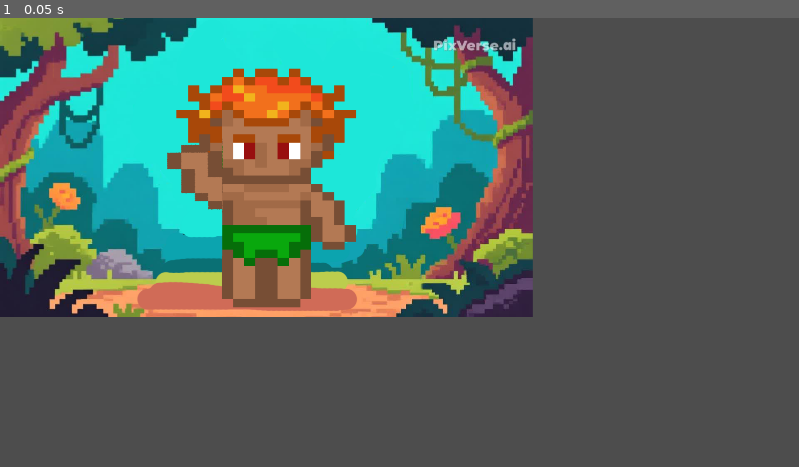
Above: before the commit, frame 1.
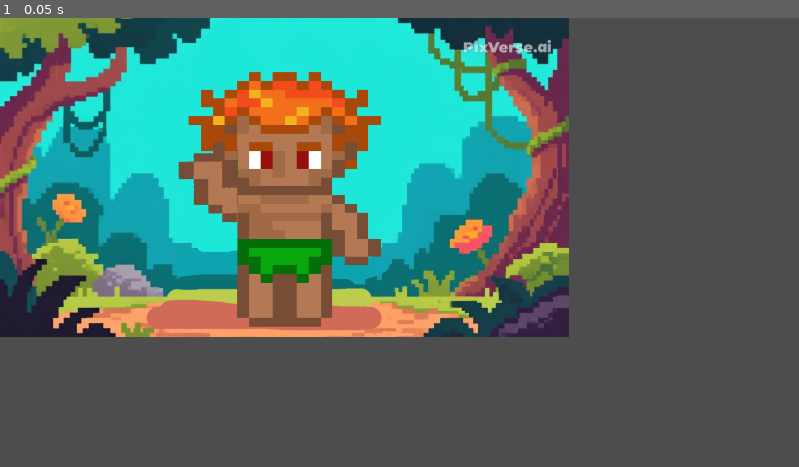
Above: after the commit, the same moment.

Repository: GuilhermeBrga/lendas_do_Brasil
Game: Godot game, scene res://cenas/fases/fase_curupira/tela_vitoria.tscn
Same seed, same stepped clock (60 frames per second), same inputs: the game is played once before the commit and once after it. This scene is started directly instead of the project's main scene.
Inputs:
- Up to frame 1 (0.05 s): no input

The runs differ from the first frame. In frame 1, 31% of the frame differs, in the area x 0-72%, y 0-72%.

Commit message:
add: efeitos de partículas
os efeitos de partículas aparecem quando: Um inimigo morre, trilha feita pela bala do inimigo e jogador e quando um barreira é danificada

Diff:
--- a/cenas/fases/fase_curupira/inimigos/inimigo.gd
+++ b/cenas/fases/fase_curupira/inimigos/inimigo.gd
@@ -22,6 +22,7 @@
 		area.queue_free()
 		$AnimatedSprite2D.visible = false
 		$CollisionShape2D.disabled = true
+		emitir_particulas()
 		await efeito_sonoro.finished
 		queue_free()
 		inimigo_destruido.emit()
@@ -29,3 +30,6 @@
 func _on_animation_player_animation_finished(anim_name):
 	if anim_name == "destroy":
 		queue_free()
+
+func emitir_particulas():
+	$CPUParticles2D.emitting = true
--- a/cenas/fases/fase_curupira/inimigos/inimigo.tscn
+++ b/cenas/fases/fase_curupira/inimigos/inimigo.tscn
@@ -36,6 +36,12 @@
 [sub_resource type="RectangleShape2D" id="RectangleShape2D_c1wlf"]
 size = Vector2(96, 176)
 
+[sub_resource type="Curve" id="Curve_ppreo"]
+_data = [Vector2(0, 1), 0.0, 0.0, 0, 0, Vector2(1, 0), 0.0, 0.0, 0, 0]
+point_count = 2
+
+[sub_resource type="Gradient" id="Gradient_ppreo"]
+
 [node name="Inimigo" type="Area2D"]
 script = ExtResource("1_c1wlf")
 
@@ -54,4 +60,19 @@
 [node name="AudioStreamPlayer" type="AudioStreamPlayer" parent="."]
 stream = ExtResource("3_ppreo")
 
+[node name="CPUParticles2D" type="CPUParticles2D" parent="."]
+emitting = false
+amount = 120
+one_shot = true
+explosiveness = 1.0
+spread = 180.0
+gravity = Vector2(0, 0)
+initial_velocity_min = 50.0
+initial_velocity_max = 500.0
+scale_amount_min = 2.0
+scale_amount_max = 20.0
+scale_amount_curve = SubResource("Curve_ppreo")
+color = Color(1, 0, 0, 1)
+color_initial_ramp = SubResource("Gradient_ppreo")
+
 [connection signal="area_entered" from="." to="." method="_on_area_entered"]
--- a/cenas/fases/fase_curupira/objetos/bala_inimigo.tscn
+++ b/cenas/fases/fase_curupira/objetos/bala_inimigo.tscn
@@ -6,6 +6,10 @@
 [sub_resource type="CapsuleShape2D" id="CapsuleShape2D_uj2bw"]
 radius = 12.0
 height = 64.0
+
+[sub_resource type="Curve" id="Curve_u7x1i"]
+_data = [Vector2(0, 1), 0.0, 0.0, 0, 0, Vector2(1, 0), 0.0, 0.0, 0, 0]
+point_count = 2
 
 [node name="Bala" type="Area2D"]
 texture_filter = 1
@@ -25,6 +29,16 @@
 position = Vector2(-9.53674e-07, -1.5)
 scale = Vector2(1.2, 3.35)
 
+[node name="CPUParticles2D" type="CPUParticles2D" parent="."]
+position = Vector2(0, -33)
+emission_shape = 1
+emission_sphere_radius = 20.0
+spread = 180.0
+gravity = Vector2(0, -980)
+scale_amount_min = 2.0
+scale_amount_max = 5.0
+scale_amount_curve = SubResource("Curve_u7x1i")
+
 [connection signal="area_entered" from="." to="." method="_on_area_entered"]
 [connection signal="body_entered" from="." to="." method="_on_body_entered"]
 [connection signal="screen_exited" from="VisibleOnScreenNotifier2D" to="." method="_on_visible_on_screen_notifier_2d_screen_exited"]
--- a/cenas/fases/fase_curupira/objetos/bala_jogador.tscn
+++ b/cenas/fases/fase_curupira/objetos/bala_jogador.tscn
@@ -6,6 +6,10 @@
 [sub_resource type="CapsuleShape2D" id="CapsuleShape2D_uj2bw"]
 radius = 4.0
 height = 54.0
+
+[sub_resource type="Curve" id="Curve_ib54t"]
+_data = [Vector2(0, 1), 0.0, 0.0, 0, 0, Vector2(1, 0), 0.0, 0.0, 0, 0]
+point_count = 2
 
 [node name="Bala" type="Area2D"]
 script = ExtResource("1_3boax")
@@ -22,5 +26,14 @@
 position = Vector2(0, 3.57628e-06)
 scale = Vector2(1, 3.2)
 
+[node name="CPUParticles2D" type="CPUParticles2D" parent="."]
+position = Vector2(0, -33)
+emission_shape = 1
+emission_sphere_radius = 20.0
+spread = 180.0
+scale_amount_min = 2.0
+scale_amount_max = 5.0
+scale_amount_curve = SubResource("Curve_ib54t")
+
 [connection signal="area_entered" from="." to="." method="_on_area_entered"]
 [connection signal="screen_exited" from="VisibleOnScreenNotifier2D" to="." method="_on_visible_on_screen_notifier_2d_screen_exited"]
--- a/cenas/fases/fase_curupira/objetos/barreira/barreira.gd
+++ b/cenas/fases/fase_curupira/objetos/barreira/barreira.gd
@@ -16,6 +16,7 @@
 		ta_vivo()
 		$AudioStreamPlayer.play()
 		atualizar_sprites()
+		emitir_particulas()
 
 	elif area is Inimigo:
 		queue_free()
@@ -32,3 +33,6 @@
 		$AnimatedSprite2D.play("vida-cheia")
 	else:
 		$AnimatedSprite2D.play("morrendo")
+
+func emitir_particulas():
+	$CPUParticles2D.emitting = true
--- a/cenas/fases/fase_curupira/objetos/barreira/barreira.tscn
+++ b/cenas/fases/fase_curupira/objetos/barreira/barreira.tscn
@@ -27,6 +27,10 @@
 [sub_resource type="RectangleShape2D" id="RectangleShape2D_k7itn"]
 size = Vector2(128, 128)
 
+[sub_resource type="Curve" id="Curve_rmmch"]
+_data = [Vector2(0, 1), 0.0, 0.0, 0, 0, Vector2(1, 0), 0.0, 0.0, 0, 0]
+point_count = 2
+
 [node name="barreira" type="Area2D"]
 script = ExtResource("1_xotb8")
 
@@ -39,8 +43,6 @@
 [node name="CollisionShape2D" type="CollisionShape2D" parent="."]
 shape = SubResource("RectangleShape2D_k7itn")
 
-[node name="hitboxes" type="Node2D" parent="."]
-
 [node name="Label" type="Label" parent="."]
 offset_left = 80.0
 offset_top = -64.0
@@ -52,4 +54,18 @@
 [node name="AudioStreamPlayer" type="AudioStreamPlayer" parent="."]
 stream = ExtResource("3_ir0aq")
 
+[node name="CPUParticles2D" type="CPUParticles2D" parent="."]
+emitting = false
+amount = 120
+lifetime = 0.2
+one_shot = true
+explosiveness = 1.0
+spread = 180.0
+gravity = Vector2(0, 0)
+initial_velocity_min = 50.0
+initial_velocity_max = 500.0
+scale_amount_min = 2.0
+scale_amount_max = 4.0
+scale_amount_curve = SubResource("Curve_rmmch")
+
 [connection signal="area_entered" from="." to="." method="_on_area_entered"]
--- a/cenas/fases/fase_curupira/tela_vitoria.tscn
+++ b/cenas/fases/fase_curupira/tela_vitoria.tscn
@@ -8,7 +8,6 @@
 
 [node name="TextureRect" type="TextureRect" parent="."]
 layout_mode = 0
-offset_right = 40.0
-offset_bottom = 40.0
+offset_right = 1368.0
+offset_bottom = 768.0
 texture = ExtResource("1_t3ybr")
-stretch_mode = 5
Not shown: 1 places in cenas/fases/fase_curupira/inimigos/inimigo.tscn that only renumber resources
Not shown: 1 places in cenas/fases/fase_curupira/objetos/bala_inimigo.tscn that only renumber resources
Not shown: 1 places in cenas/fases/fase_curupira/objetos/bala_jogador.tscn that only renumber resources
Not shown: 1 places in cenas/fases/fase_curupira/objetos/barreira/barreira.tscn that only renumber resources
Not shown, removed: cenas/fases/fase_curupira/resources/arvore-cheia.jpg.import
Binary file removed: cenas/fases/fase_curupira/resources/arvore-quase-morta.jpg
Not shown, removed: cenas/fases/fase_curupira/resources/arvore-quase-morta.jpg.import
